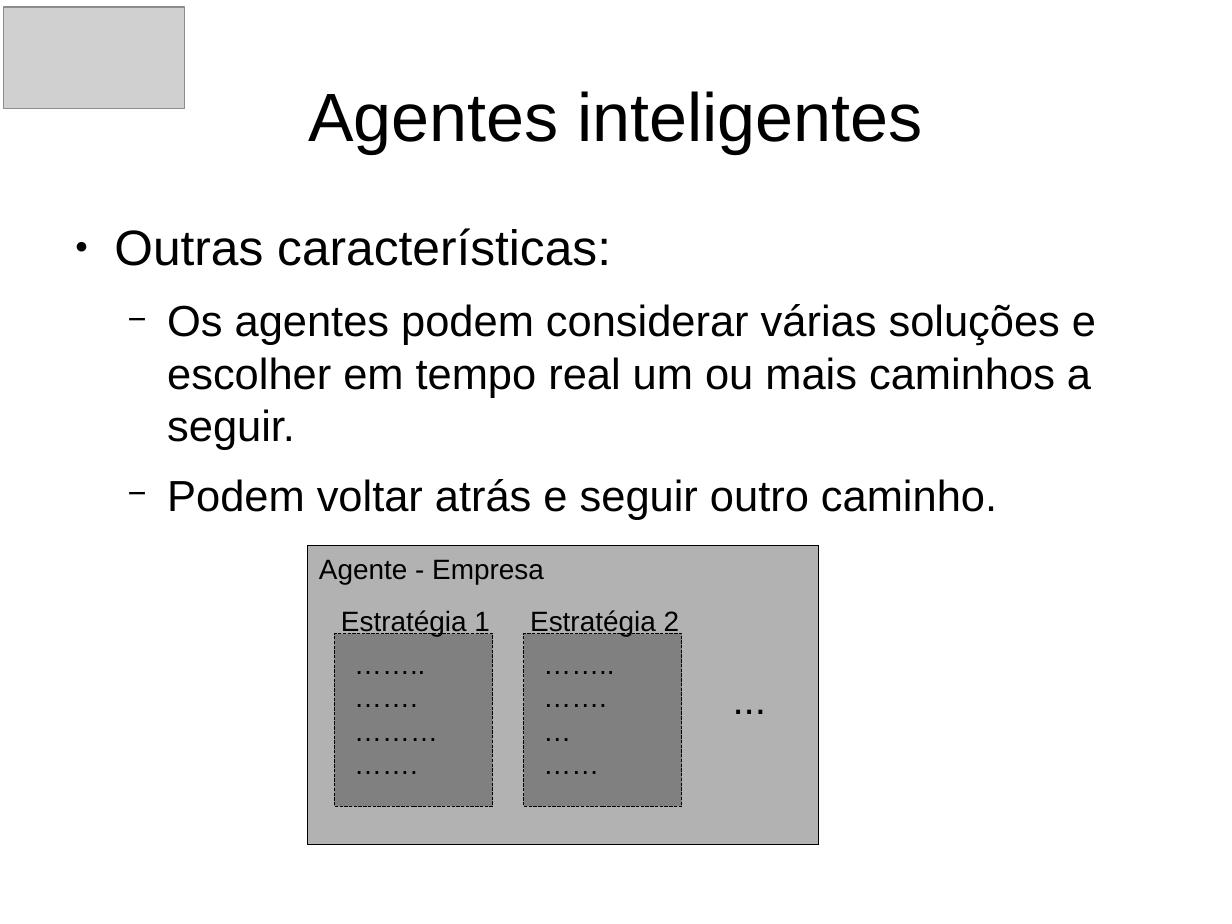
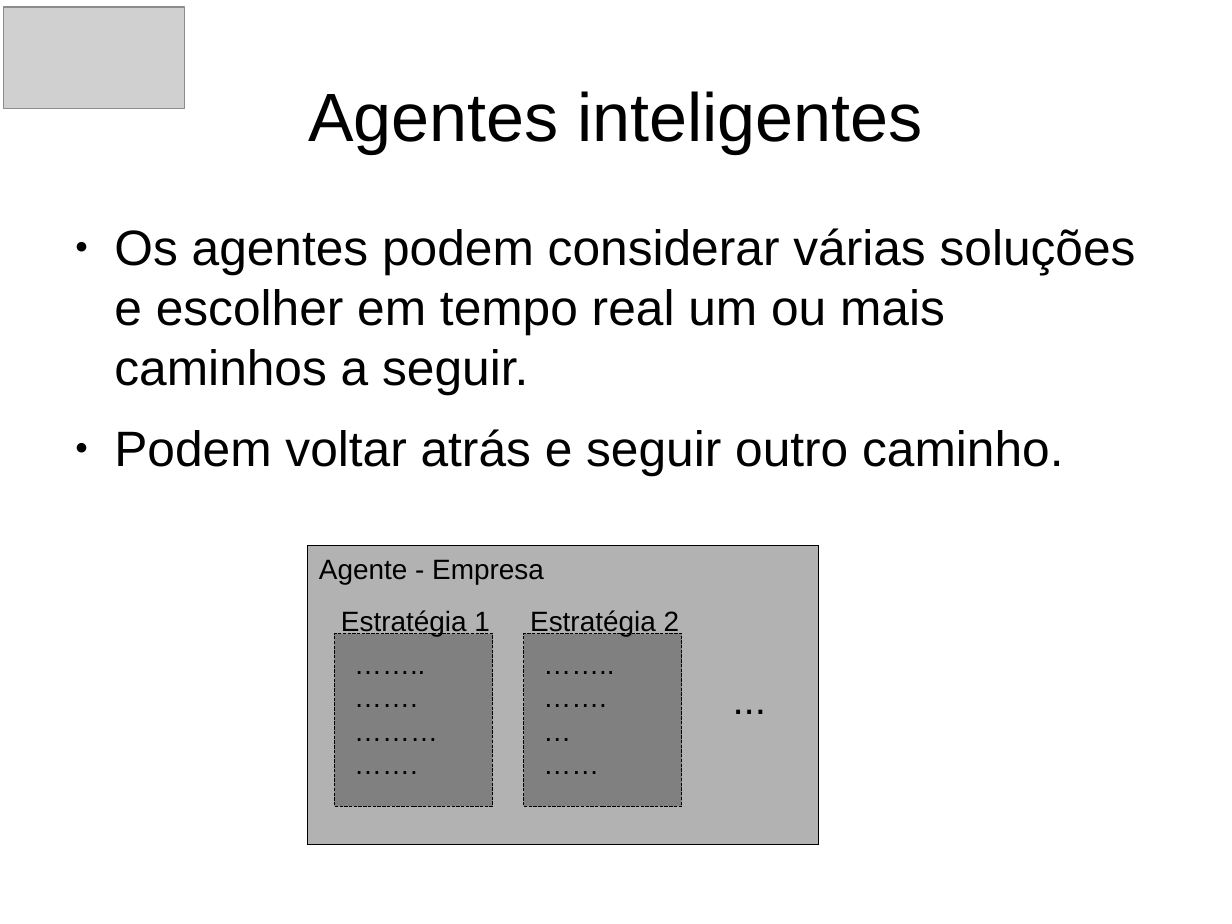
Before and after one commit to alexbprr/agent_modelling, a slide deck: slide 13 of Apresentacao_Marluvas/Marluvas_apresentacao_v2.odp. Drawn at 1232x924 pixels with LibreOffice and Linux fonts; fonts in the diff are those of the drawing; grey boxes stand for pictures. Boxes give left, top, right and bottom in pixels: in the first picture for what was removed or moved away, otherwise in the second. Text is boxed around its words. In the diff, an @@ line names an element or a change of style, - is before the commit and + after.

```diff
--- a/Apresentacao_Marluvas/Marluvas_apresentacao_v2.odp
+++ b/Apresentacao_Marluvas/Marluvas_apresentacao_v2.odp
@@ text "Os agentes podem considerar várias ..." at box(114, 228, 1136, 476): size 28 to 32 pt; bullet − to ●; list level 2 to 1 in "Os agentes podem considerar várias ..."; list level 2 to 1 in "Podem voltar atrás e seguir ..." @@
@@ text at box(114, 228, 611, 266): paragraph removed @@
-● Outras características:
```
Also in this commit, not shown: 3 other slides changed.
